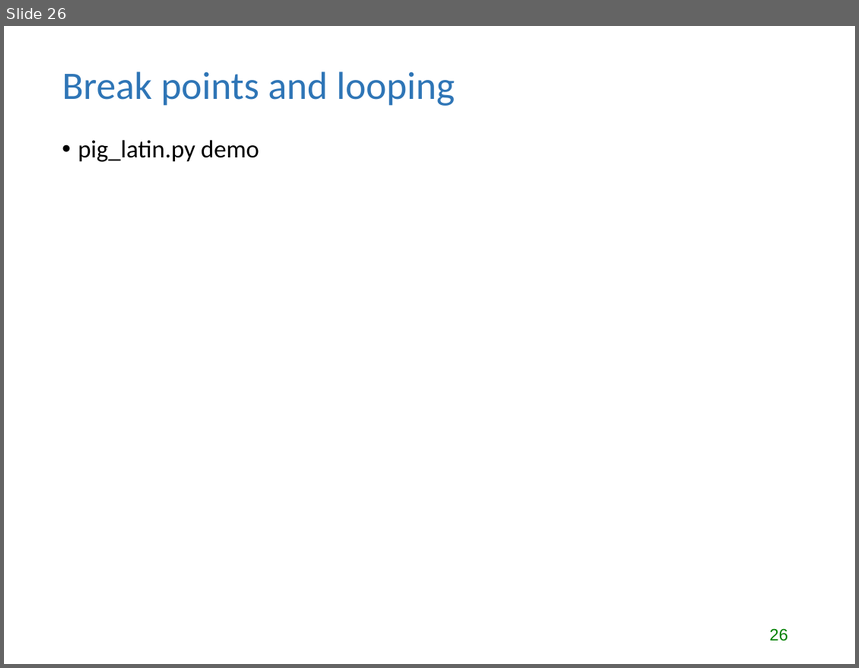
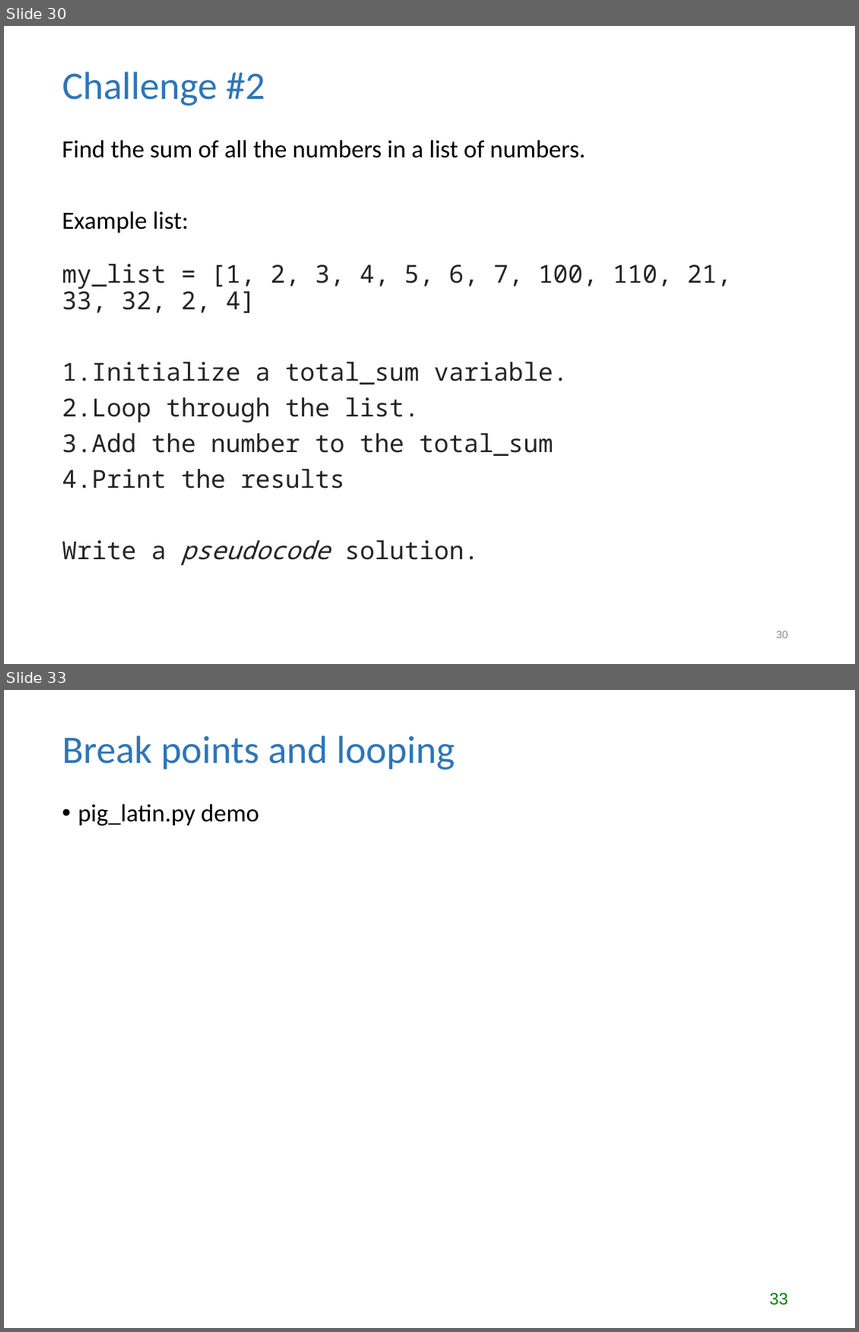
Before and after one commit to lgtateos/gis540, a slide deck: slides/looping.ppt. Shown one above the other, each under a label of ours: slide 26 before the commit, slides 30 and 33 after it; the slides between them are not shown. The pictures are 859x668 and 859x1332 pixels, drawn with LibreOffice and Linux fonts; fonts in the diff are those of the drawing. Boxes give left, top, right and bottom in pixels: in the first picture for what was removed or moved away, otherwise in the second. Text is boxed around its words. In the diff, an @@ line names an element or a change of style, - is before the commit and + after.

```diff
--- a/slides/looping.ppt
+++ b/slides/looping.ppt
@@ slide 30 added at box(4, 26, 855, 664), background #FFFFFF @@
@@ title added at box(63, 72, 265, 106), 33 pt, text #2E75B6 @@
+Challenge #2
@@ text added at box(62, 140, 732, 566), 21 pt, text #242424 @@
+Find the sum of all the numbers in a list of numbers.
+Example list:
+my_list = [1, 2, 3, 4, 5, 6, 7, 100, 110, 21, 33, 32, 2, 4]
+1. Initialize a total_sum variable.
+2. Loop through the list.
+3. Add the number to the total_sum
+4. Print the results
+Write a pseudocode solution.
@@ page number added at box(776, 631, 788, 639), 9 pt, text #898989 @@
+30
@@ what was slide 26 is now slide 33 @@
@@ page number at box(770, 1293, 788, 1306): text changed @@
-26
+33
```
Also in this commit, not shown: 10 slides changed, 6 other slides added.
